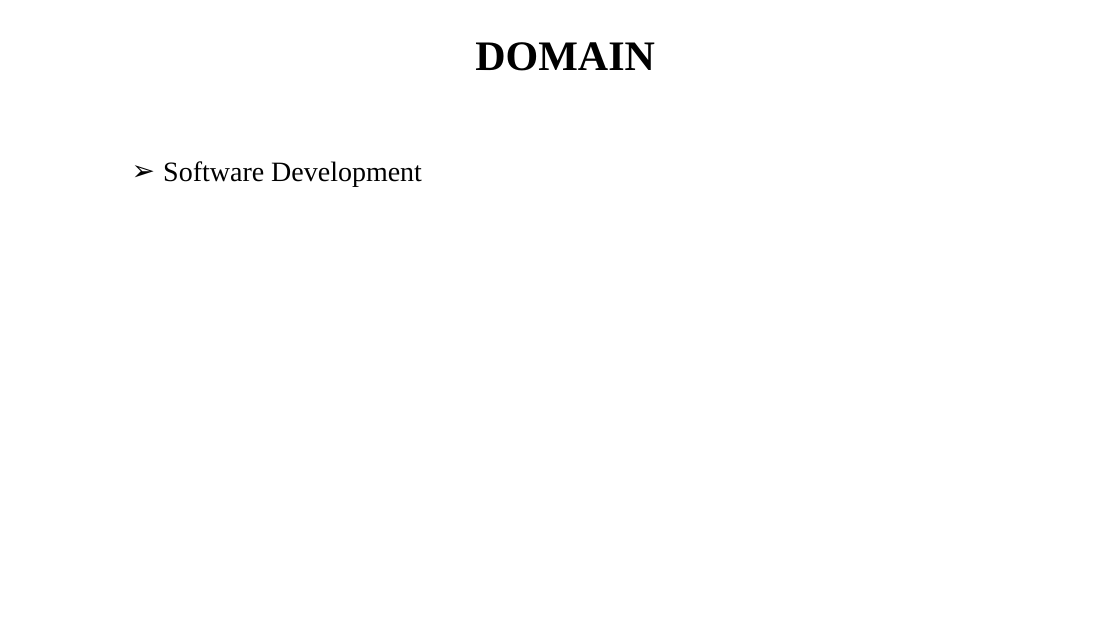
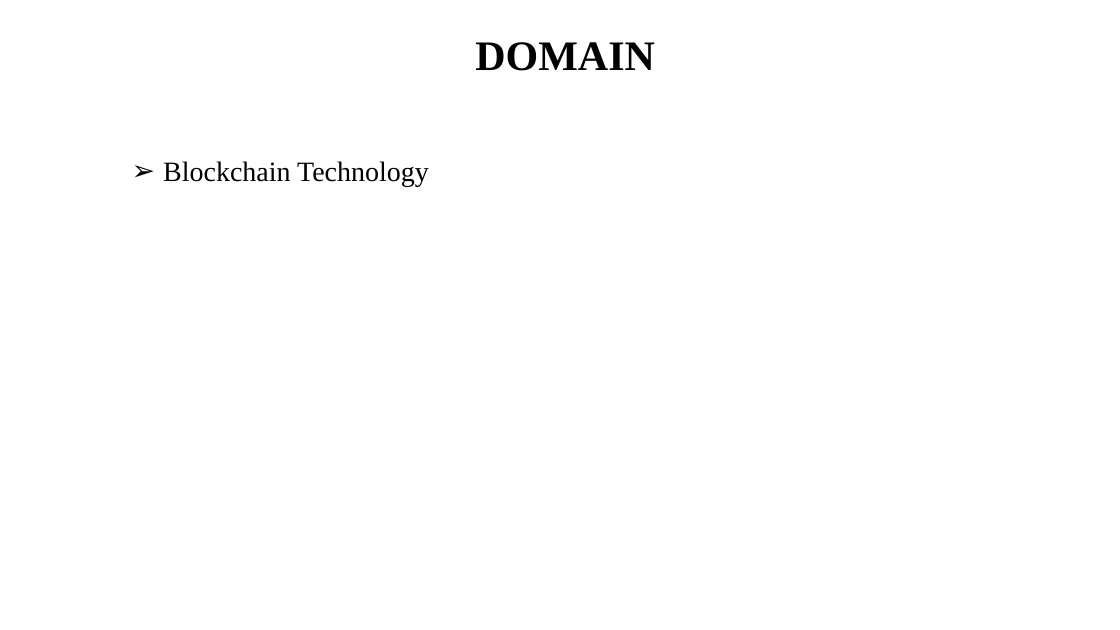
Before and after one commit to i-am-smf/Secure-Chat-using-Blockchain, a slide deck: slide 2 of First Review.pptx. Drawn at 1120x630 pixels with LibreOffice and Linux fonts; fonts in the diff are those of the drawing. Boxes give left, top, right and bottom in pixels: in the first picture for what was removed or moved away, otherwise in the second. Text is boxed around its words. In the diff, an @@ line names an element or a change of style, - is before the commit and + after.

```diff
--- a/First Review.pptx
+++ b/First Review.pptx
@@ text at [163,161,429,187]: text changed @@
-➢ Software Development
+➢ Blockchain Technology
```
Also in this commit, not shown: 3 other slides changed, 1 slide removed, 6 other files.
